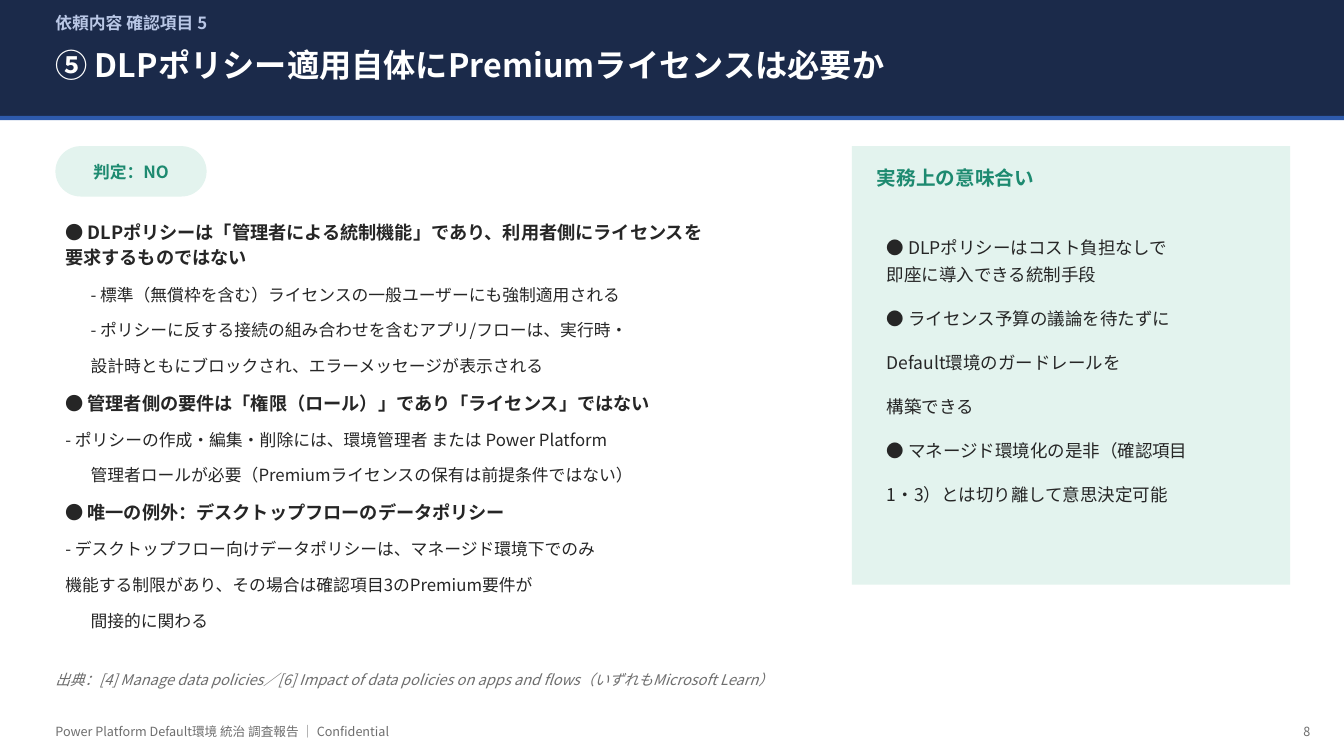
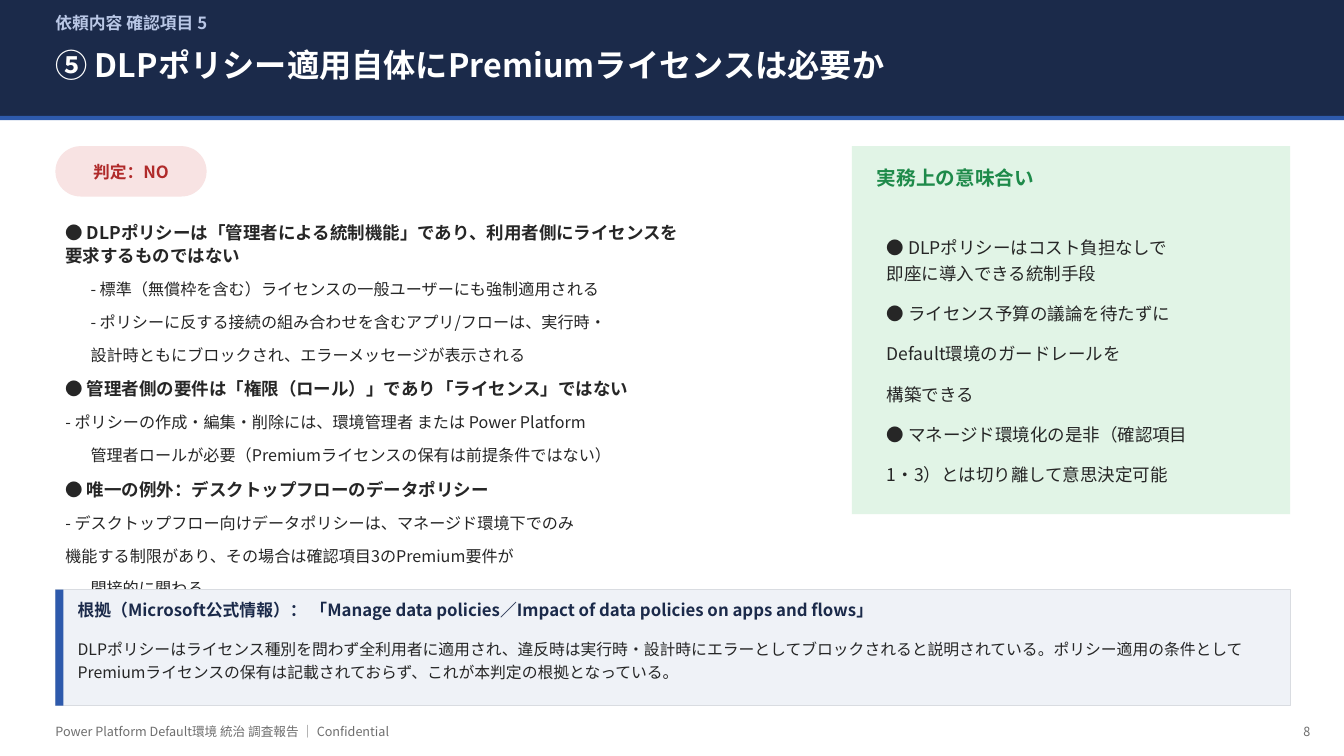
Before and after one commit to takuyanakamura881awc-beep/awc-naka881-repo, a slide deck: slide 8 of docs/PowerPlatform_DefaultEnv_Governance_Report.pptx. Drawn at 1344x756 pixels with LibreOffice and Linux fonts; fonts in the diff are those of the drawing. Boxes give left, top, right and bottom in pixels: in the first picture for what was removed or moved away, otherwise in the second. Text is boxed around its words. In the diff, an @@ line names an element or a change of style, - is before the commit and + after.

```diff
--- a/docs/PowerPlatform_DefaultEnv_Governance_Report.pptx
+++ b/docs/PowerPlatform_DefaultEnv_Governance_Report.pptx
@@ rounded rectangle "判定：NO" at (55, 146, 207, 197): text colour #1D8A70 to #B02A2A; fill #E3F3EE to #F8E3E3 @@
@@ rectangle: place and size @@
-rectangle at (852, 146, 1291, 585)
+rectangle at (852, 146, 1291, 514)
@@ rectangle at (852, 146, 1291, 514): fill #E3F3EE to #E1F4E6 @@
@@ text "実務上の意味合い" at (877, 168, 1034, 187): text colour #1D8A70 to #1E8A4A @@
@@ text "● DLPポリシーは「管理者による統制機能」であり、利用者側にライセンスを 要求するものではない" at (65, 224, 679, 564): size 13 to 12.5 pt in "● DLPポリシーは「管理者による統制機能」であり、利用者側にライセンスを 要求するものではない", "● 管理者側の要件は「権限（ロール）」であり「ライセンス」ではない", "● 唯一の例外：デスクトップフローのデータポリシー"; size 12 to 11.5 pt in "- 標準（無償枠を含む）ライセンスの一般ユーザーにも強制適用される", "- ポリシーに反する接続の組み合わせを含むアプリ/フローは、実行時・ 設計時ともにブロックされ、エラーメッセージが表示さ ...", "- ポリシーの作成・編集・削除には、環境管理者 または Power Platform 管理者ロールが必要（Premium ...", "- デスクトップフロー向けデータポリシーは、マネージド環境下でのみ 機能する制限があり、その場合は確認項目3のPremi ..."; line spacing 1.15 to 1.12; less space between paragraphs @@
@@ text "● DLPポリシーはコスト負担なしで 即座に導入できる統制手段" at (887, 239, 1187, 483): line spacing 1.3 to 1.25; less space between paragraphs @@
@@ rectangle added at (55, 590, 1291, 706), fill #EFF2F7, outline #D9DCE1 0.75 pt @@
@@ rectangle added at (55, 590, 64, 706), fill #2E5AAC @@
@@ text at (78, 601, 873, 620): text changed; size 10.5 to 12 pt; text colour #6E6E6E to #1B2A4A; bold on; italic off @@
-出典：[4] Manage data policies／[6] Impact of data policies on apps and flows（いずれもMicrosoft Learn）
+根拠（Microsoft公式情報）： 「Manage data policies／Impact of data policies on apps and flows」
@@ text added at (78, 641, 1243, 680), 11.3 pt, text #262626 @@
+DLPポリシーはライセンス種別を問わず全利用者に適用され、違反時は実行時・設計時にエラーとしてブロックされると説明されている。ポリシー適用の条件としてPremiumライセンスの保有は記載されておらず、これが本判定の根拠となっている。
```
Also in this commit, not shown: 10 other slides changed.
